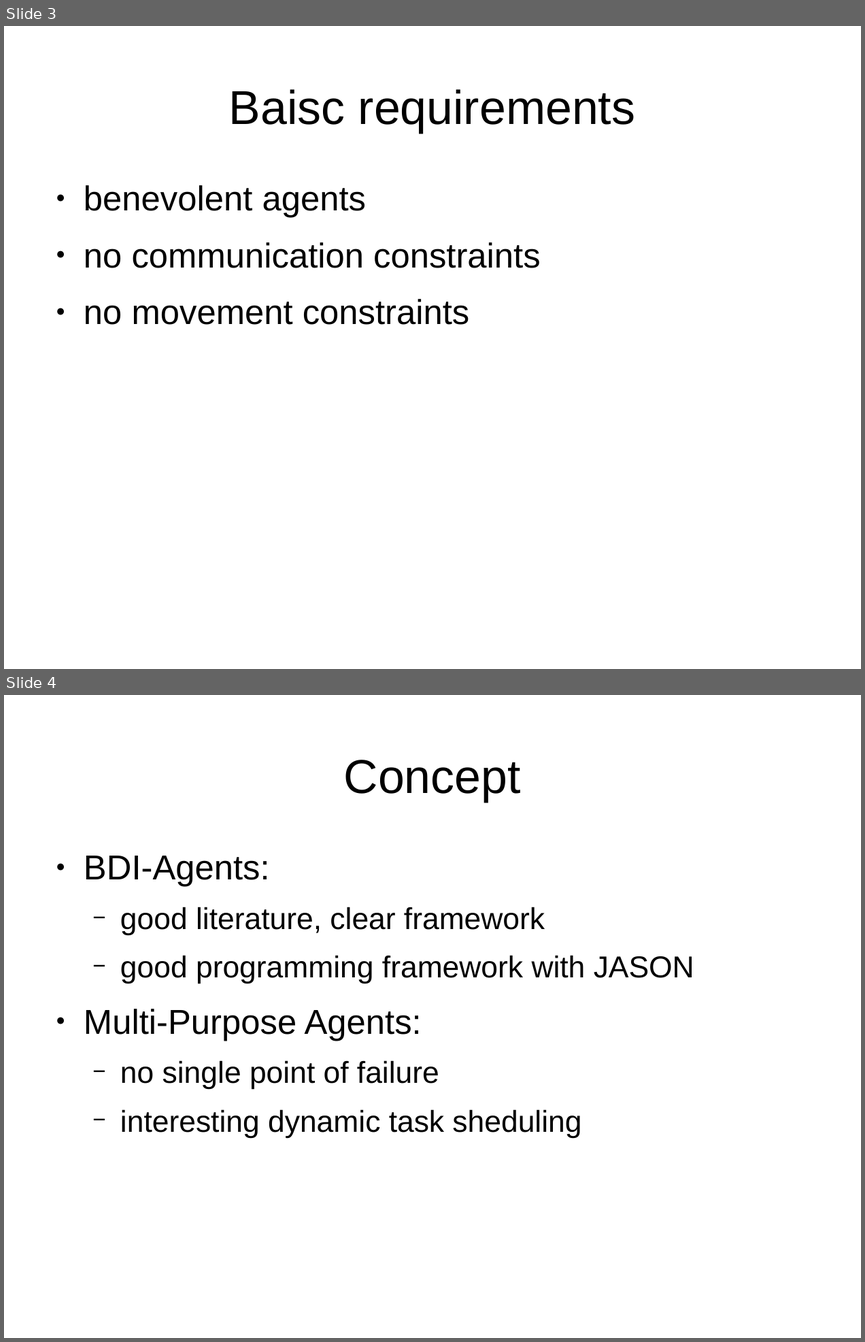
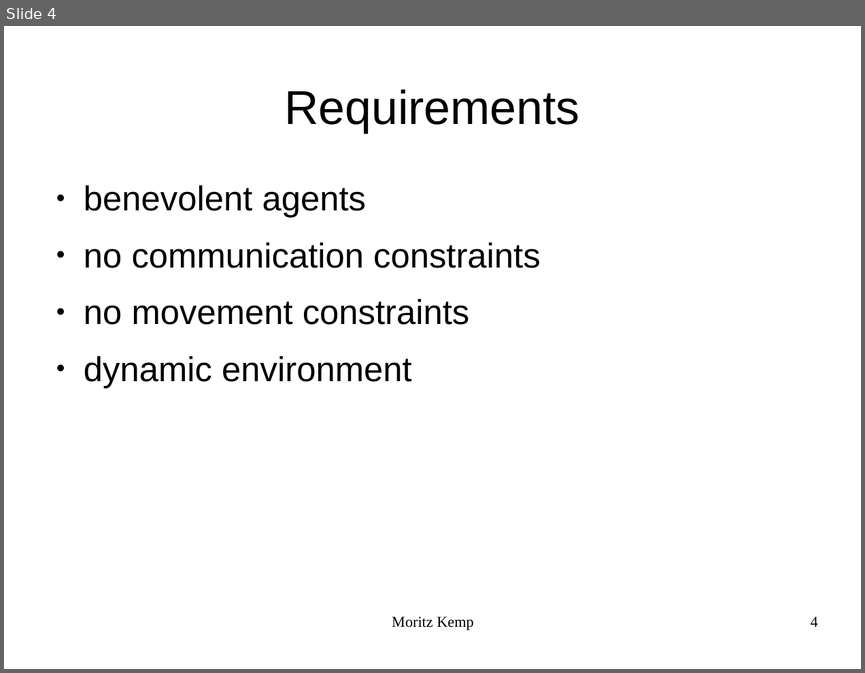
Before and after one commit to MoritzKemp/smartFactory, a slide deck: documentation/presentation_2.odp. Shown one above the other, each under a label of ours: slides 3 and 4 before the commit, slide 4 after it. The pictures are 865x1342 and 865x673 pixels, drawn with LibreOffice and Linux fonts; fonts in the diff are those of the drawing. Boxes give left, top, right and bottom in pixels: in the first picture for what was removed or moved away, otherwise in the second. Text is boxed around its words. In the diff, an @@ line names an element or a change of style, - is before the commit and + after.

```diff
--- a/documentation/presentation_2.odp
+++ b/documentation/presentation_2.odp
@@ slide 4 removed at bbox=[4, 695, 861, 1338], background #FFFFFF @@
@@ title removed at bbox=[344, 760, 521, 802] @@
-Concept
@@ text removed at bbox=[84, 855, 694, 1138] @@
-● BDI-Agents:
-  − good literature, clear framework
-  − good programming framework with JASON
-● Multi-Purpose Agents:
-  − no single point of failure
-  − interesting dynamic task sheduling
@@ what was slide 3 is now slide 4 @@
@@ slide 4 changed as well @@
@@ title at bbox=[284, 89, 580, 133]: text changed @@
-Baisc requirements
+Requirements
@@ text at bbox=[84, 356, 411, 388]: paragraph added @@
+● dynamic environment
@@ text added at bbox=[392, 616, 473, 630], 14 pt, text #000000 @@
+Moritz Kemp
@@ page number added at bbox=[810, 616, 818, 626], 14 pt, text #000000 @@
+4
```
Also in this commit, not shown: 2 other slides changed, 10 slides added, 8 other slides removed, 14 other files.
